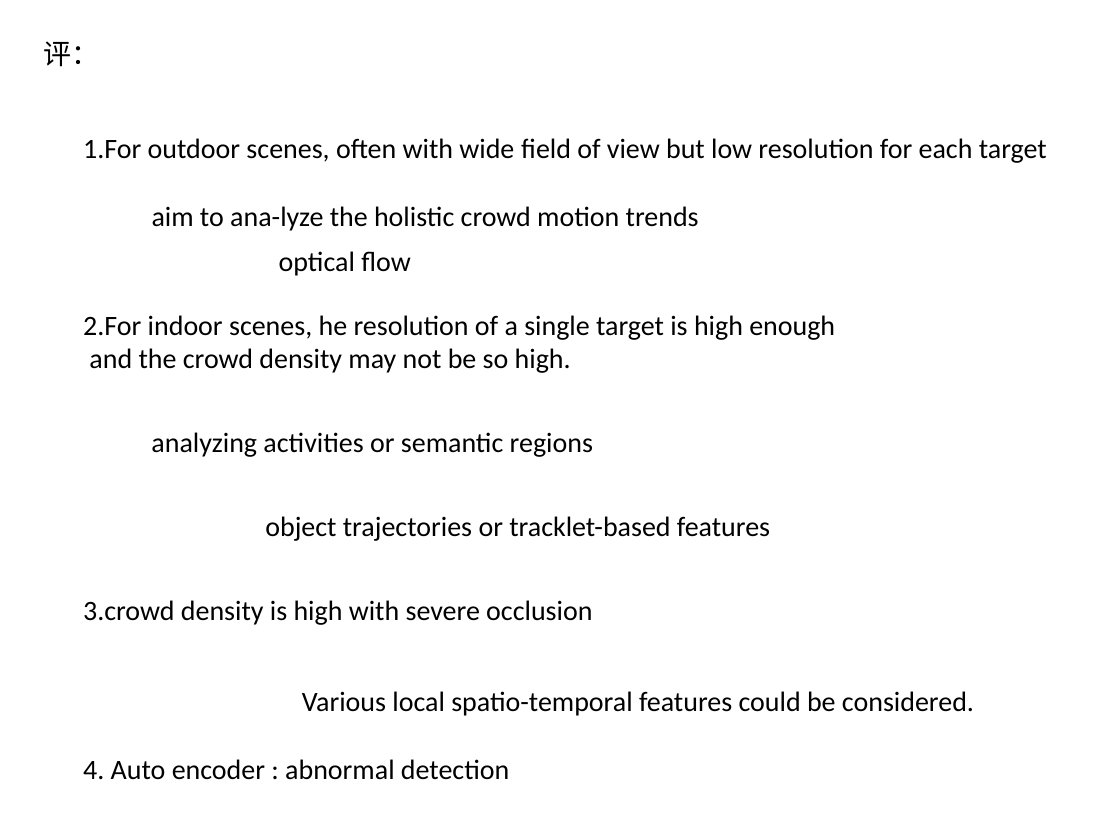
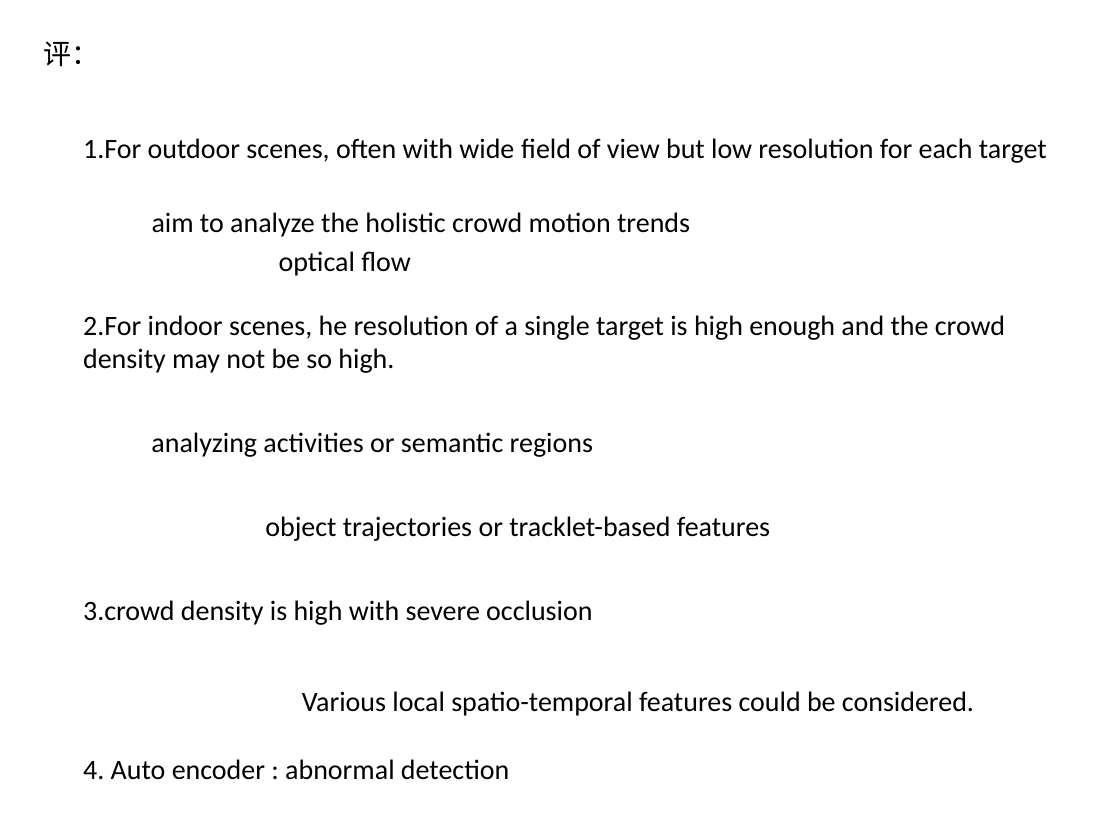
Before and after one commit to simayuhe/crowd-scene-survey, a slide deck: slide 22 of 群体行为分析综述.pptx (slide 16 before the commit). Drawn at 1120x840 pixels with LibreOffice and Linux fonts; fonts in the diff are those of the drawing. Boxes give left, top, right and bottom in pixels: in the first picture for what was removed or moved away, otherwise in the second. Text is boxed around its words. In the diff, an @@ line names an element or a change of style, - is before the commit and + after.

```diff
--- a/群体行为分析综述.pptx
+++ b/群体行为分析综述.pptx
@@ text at [152, 212, 690, 237]: text changed @@
-aim to ana-lyze the holistic crowd motion trends
+aim to analyze the holistic crowd motion trends
@@ text at [83, 315, 1005, 373]: text changed @@
-2.For indoor scenes, he resolution of a single target is high enough
-and the crowd density may not be so high.
+2.For indoor scenes, he resolution of a single target is high enough and the crowd density may not be so high.
```
Also in this commit, not shown: 3 other slides changed, 6 slides added.
